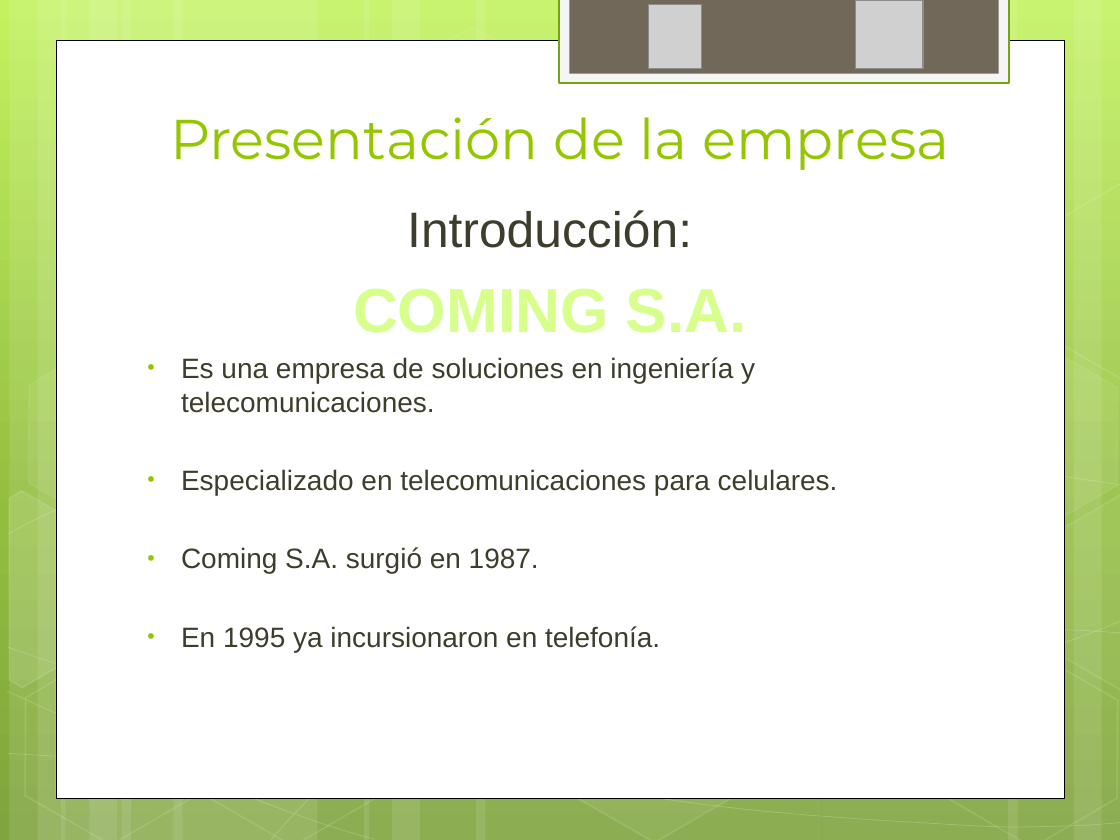
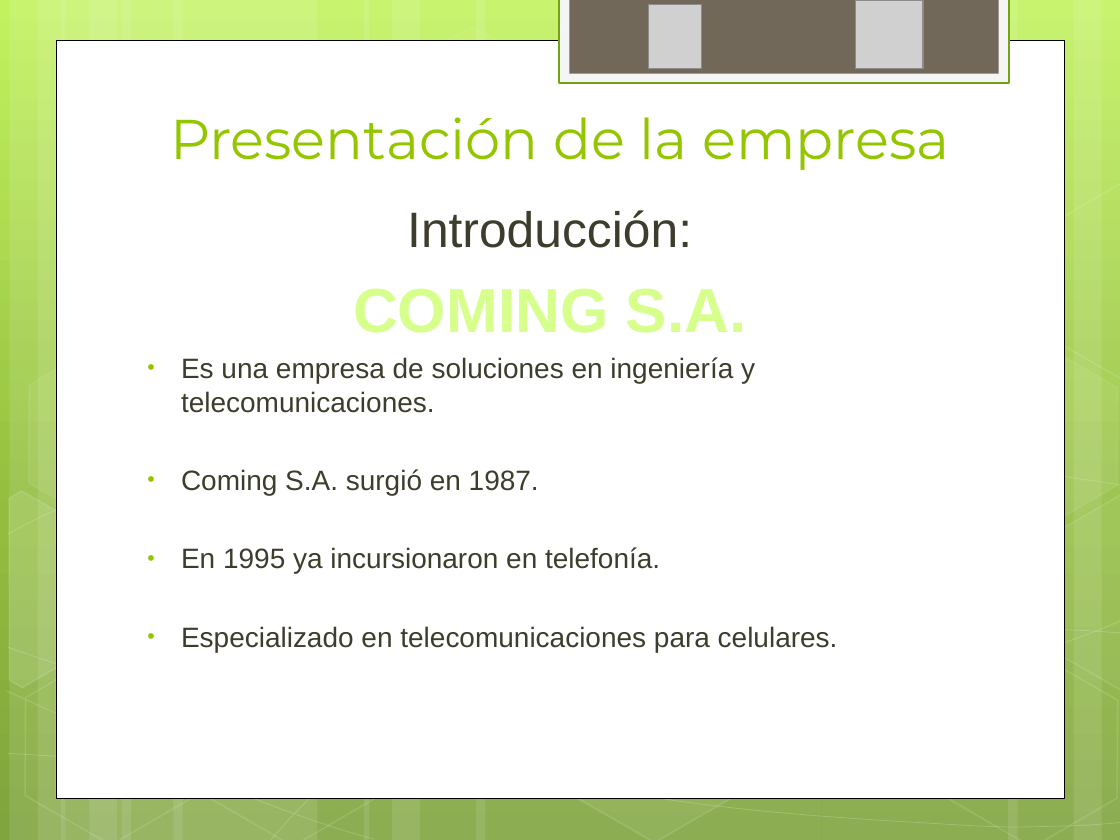
Before and after one commit to ptissera/habilitacion-profesional-2012-4k4, a slide deck: slide 5 of Documentacion/Informe Preliminar/Presentacion Informe Preliminar.pptx. Drawn at 1120x840 pixels with LibreOffice and Linux fonts; fonts in the diff are those of the drawing; grey boxes stand for pictures. Boxes give left, top, right and bottom in pixels: in the first picture for what was removed or moved away, otherwise in the second. Text is boxed around its words. In the diff, an @@ line names an element or a change of style, - is before the commit and + after.

```diff
--- a/Documentacion/Informe Preliminar/Presentacion Informe Preliminar.pptx
+++ b/Documentacion/Informe Preliminar/Presentacion Informe Preliminar.pptx
@@ text at (181,469,838,495): paragraph removed @@
-• Especializado en telecomunicaciones para celulares.
@@ text at (181,626,838,652): paragraph added @@
+• Especializado en telecomunicaciones para celulares.
```
Also in this commit, not shown: 2 other slides changed.
